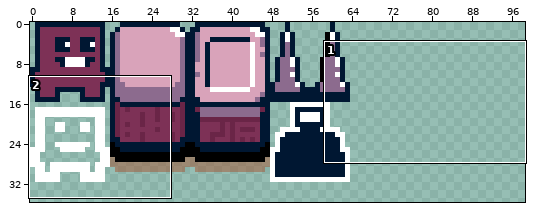
Two versions of one sprite sheet, atlas.png. The first picture is a wide view before the edit; the outline marks the close-up.
Close-up. Old version:
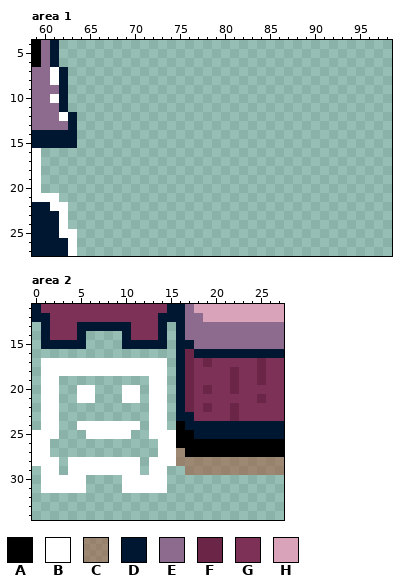
The file is 144x64 pixels. Colours within 5 levels of each other are drawn and written as one. Shown: area 1: x 59..98, y 4..27; area 2: x 0..27, y 11..34. The wide view leaves out empty margins.
Palette (. is transparent): A #000000  B #ffffff  C #a453317e  D #001732  E #8c6b8e  F #6a2547  G #7d3156  H #d9a3ba
Pixels before, area 1, first column x 59:
 4 AED..
 5 AED..
 6 AED..
 7 EEBD.
 8 EEBD.
 9 EEED.
10 EEBD.
11 EEED.
12 EEEBD
13 EEEED
14 DDDDD
15 DDDDD
16 B....
17 B....
18 B....
19 B....
20 B....
21 BBB..
22 DDBB.
23 DDDB.
24 DDDB.
25 DDDBB
26 DDDDB
27 DDDDB
Pixels before, area 2, first column x 0:
11 DGGGGGGGGGGGGGGDDEHHHHHHHHHH
12 DDGGGGGGGGGGGGDDDEEHHHHHHHHH
13 .DGGGDDDDDDGGGD.DEEEEEEEEEEE
14 .DGGGD....DGGGD.DEEEEEEEEEEE
15 .DDDDD....DDDDD.DDEEEEEEEEEE
16 ................DFDDDDDDDDDD
17 .BBBBBBBBBBBBBB.DFGFGGGGGFGG
18 .BBBBBBBBBBBBBB.DFGGGGFGGFGG
19 .BB..........BB.DFGGGGFGGFGG
20 .BB..BB...BB.BB.DFGFGGFGGGGG
21 .BB..BB...BB.BB.DFGGGGGGGFGG
22 .BB..........BB.DFGFGGFGGGGG
23 .BB..........BB.DDGGGGFGGGGG
24 .BB..BBBBBBB.BB.ADDDDDDDDDDD
25 BBB...BBBBB..BBBAADDDDDDDDDD
26 BB............BBAAAAAAAAAAAA
27 BB............BBCAAAAAAAAAAA
28 BBB.BBBBBBBB.BBBCCCCCCCCCCCC
29 .BB.BBBBBBBB.BB..CCCCCCCCCCC
30 .BBBBB....BBBBB.............
31 .BBBBB....BBBBB.............
After:
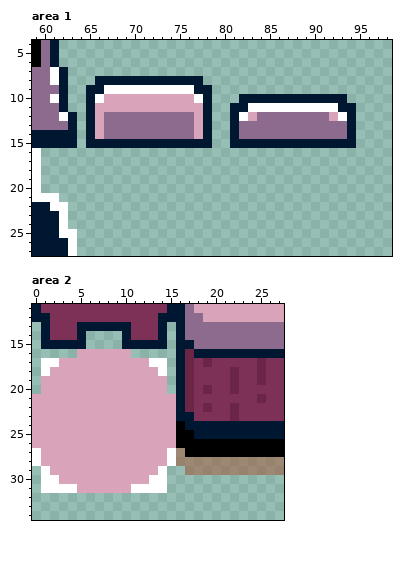
What changed:
Changed rows in their new state; - is an unchanged pixel.
Area 1:
first column x 65:
 8 -DDDDDDDDDDDD-----------------
 9 DDBBBBBBBBBBDD----------------
10 DBHHHHHHHHHHBD---DDDDDDDDDDDD-
11 DHHHHHHHHHHHHD--DDBBBBBBBBBBDD
12 DHEEEEEEEEEEHD--DBHEEEEEEEEHBD
13 DHEEEEEEEEEEHD--DEEEEEEEEEEEED
14 DHEEEEEEEEEEHD--DEEEEEEEEEEEED
15 DDDDDDDDDDDDDD--DDDDDDDDDDDDDD
Area 2:
first column x 0:
16 -----HHHHHH-----
17 ---HHHHHHHHHH---
18 --HHHHHHHHHHHH--
19 -HHHHHHHHHHHHHH-
20 -HHHHHHHHHHHHHH-
21 HHHHHHHHHHHHHHHH
22 HHHHHHHHHHHHHHHH
23 HHHHHHHHHHHHHHHH
24 HHHHHHHHHHHHHHHH
25 HHHHHHHHHHHHHHHH
26 HHHHHHHHHHHHHHHH
27 -HHHHHHHHHHHHHH-
28 -HHHHHHHHHHHHHH-
29 --HHHHHHHHHHHH--
30 ---HHHHHHHHHH---
31 -----HHHHHH-----
